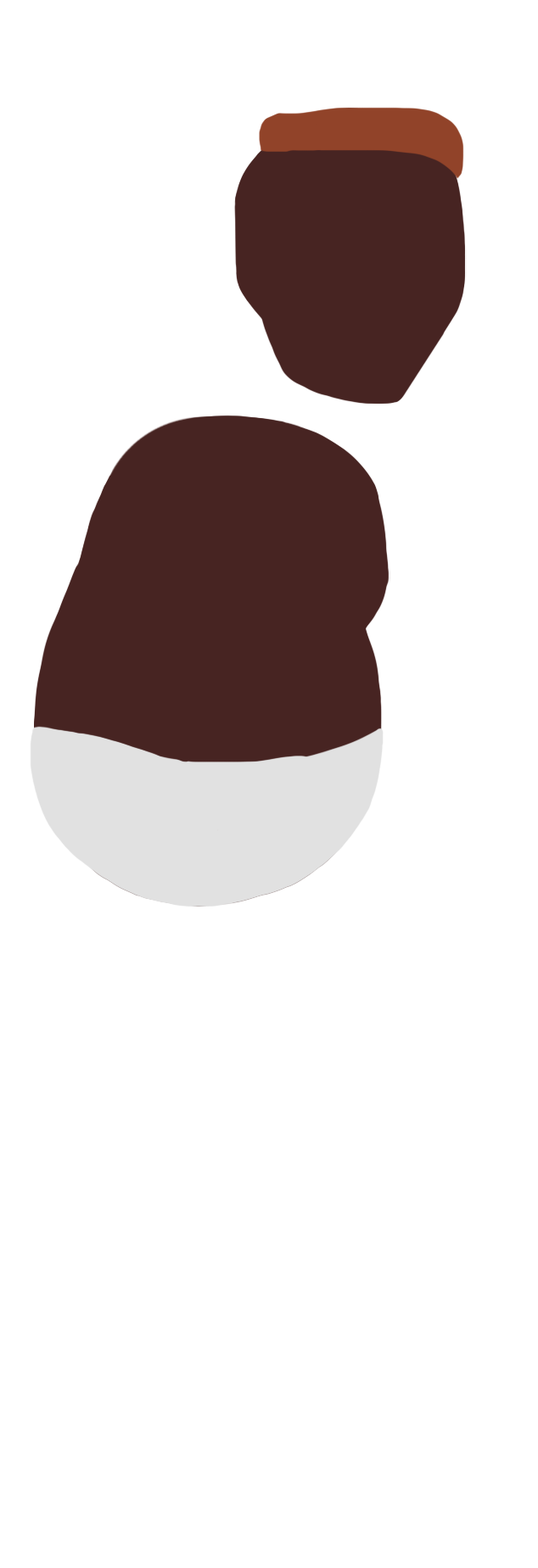
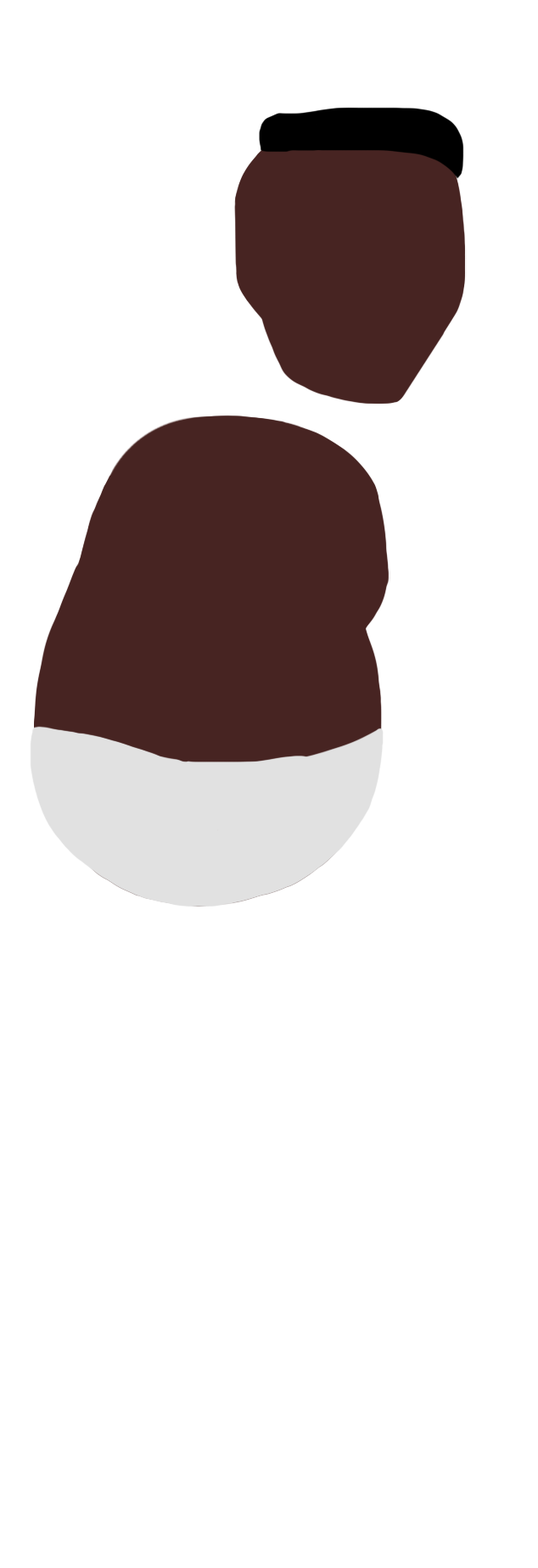
Comparing the layer stacks of the two (538, 1568) images. Changes:
painted on "Hair Front" over left=258, top=106, right=464, bottom=179
